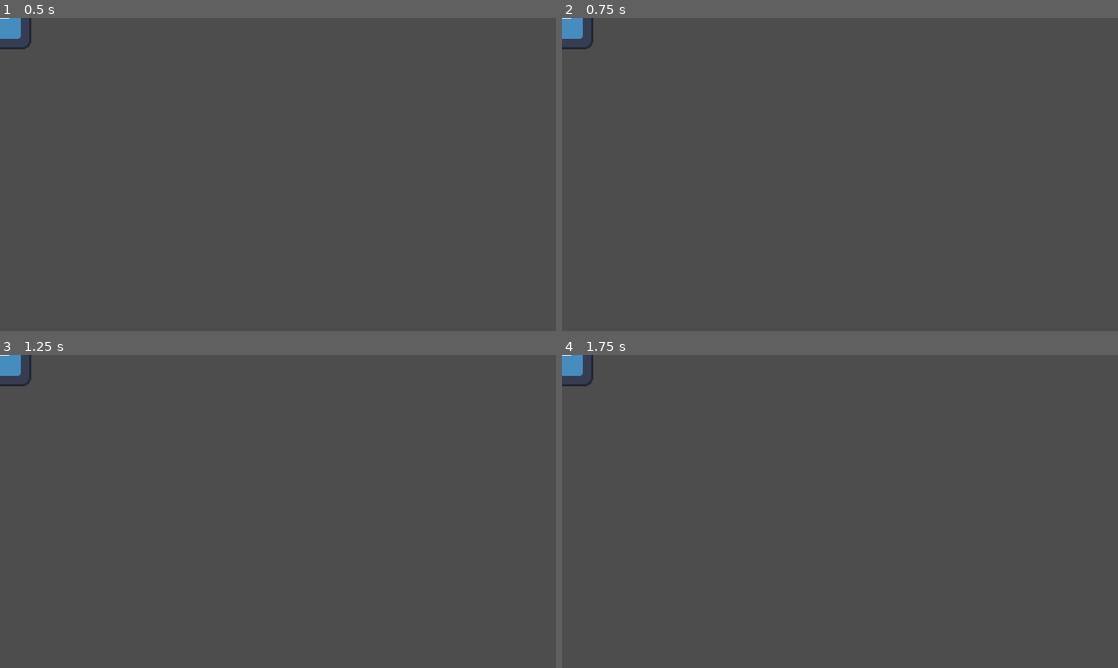
Above: before the commit, frames 1-4 (two rows, left to right).
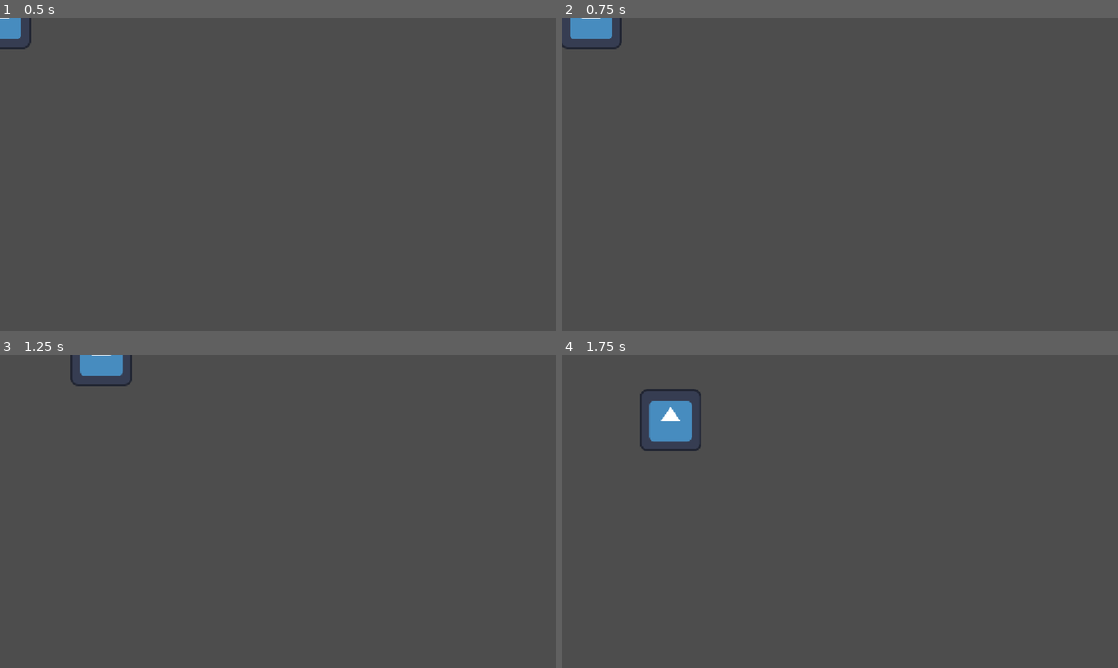
Above: after the commit, the same moments.

Repository: Golczewa/RacoonQuest
Game: Godot game, scene res://scenes/game.tscn
The game is run twice, just before and just after one commit, with the same random seed, the same clock (stepped at 60 frames per second) and the same inputs. The engine's default icon, where the game draws it, is replaced by a stand-in: a white triangle on a blue panel in a dark square.
Inputs:
- Up to frame 1 (0.5 s): no input
- Up to frame 2 (0.75 s): tap Enter at 0.5 s; hold D (move_right) from 0.53 s (still down)
- Up to frame 3 (1.25 s): keep holding D (move_right)
- Up to frame 4 (1.75 s): release D (move_right) at 1.28 s; hold S (move_down) from 1.28 s (still down)

Frame 1 is identical in both runs. In frame 2, 0.5% of the frame differs, in the area x 0-11%, y 0-10%; in frame 3, 1.0%; in frame 4, 1.6%, in the area x 0-25%, y 0-31%.
Error before the commit: Parse Error: Value of type "Vector2" cannot be assigned to a variable of type "float". (res://scenes/player.gd:10)

Commit message:
player movement

Diff:
--- a/scenes/player.gd
+++ b/scenes/player.gd
@@ -5,7 +5,9 @@
 
 
 func _physics_process(delta: float) -> void:
-	var direction := Input.get_vector("move_left","move_right","move_down","move_up")
+	var direction := Input.get_vector("move_left","move_right","move_up","move_down")
 	if direction:
-		velocity.x = direction * SPEED
+		velocity = direction * SPEED
+	else :
+		velocity=Vector2.ZERO
 	move_and_slide()
